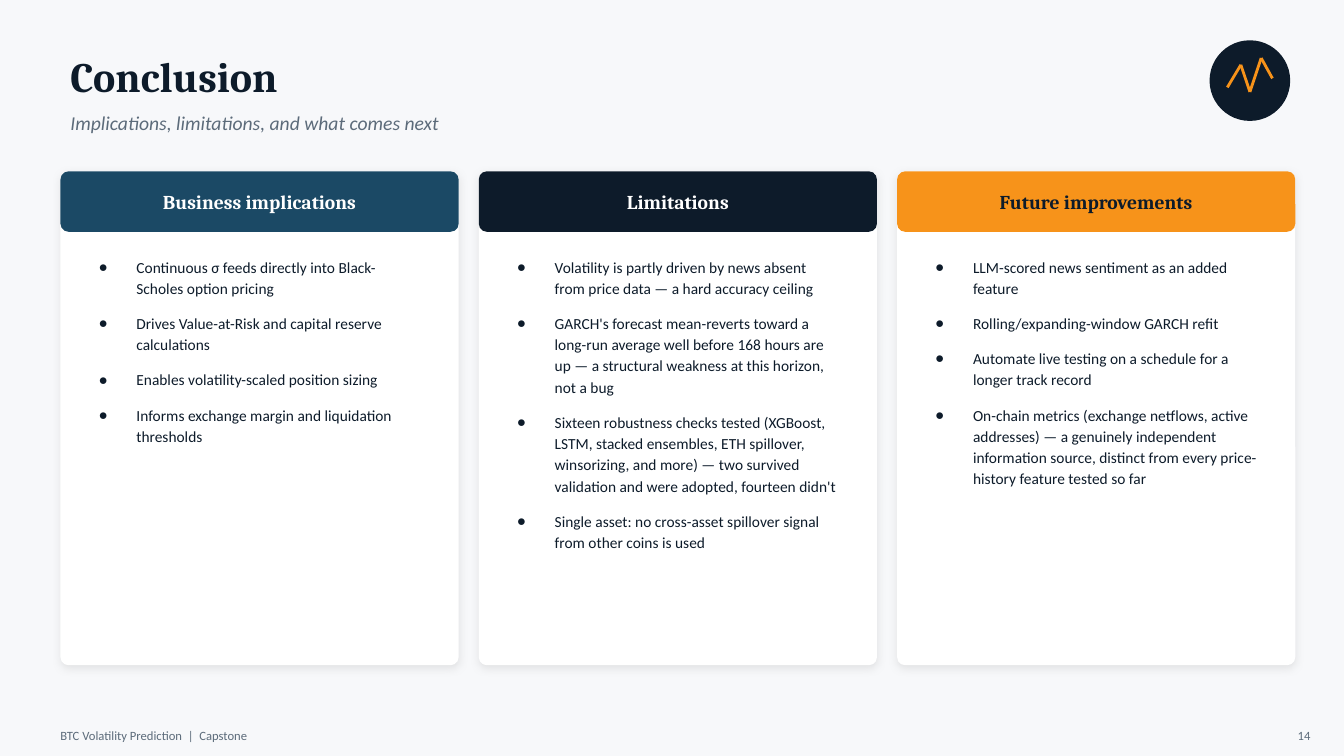
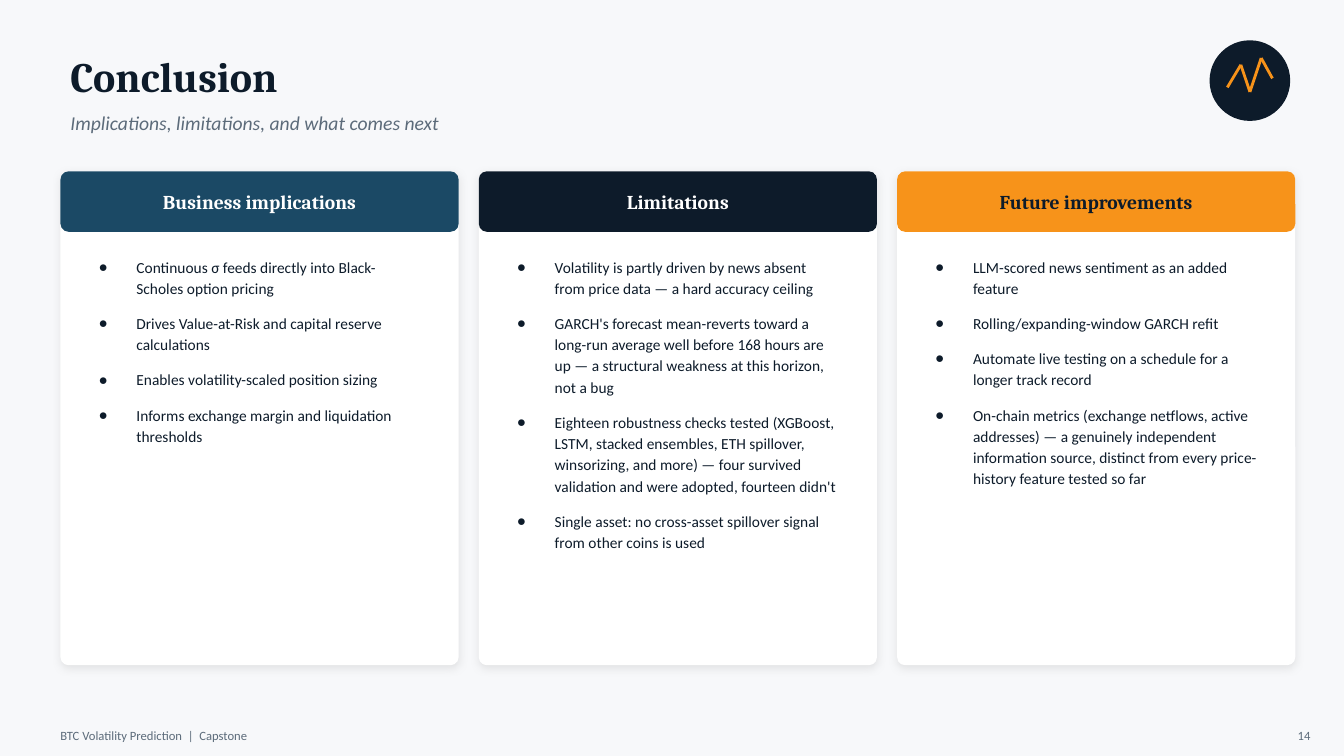
Before and after one commit to mhejairi10/bitcoin-volatility-prediction, a slide deck: slide 14 of presentation/capstone-btc-volatility.pptx. Drawn at 1344x756 pixels with LibreOffice and Linux fonts; fonts in the diff are those of the drawing. Boxes give left, top, right and bottom in pixels: in the first picture for what was removed or moved away, otherwise in the second. Text is boxed around its words. In the diff, an @@ line names an element or a change of style, - is before the commit and + after.

```diff
--- a/presentation/capstone-btc-volatility.pptx
+++ b/presentation/capstone-btc-volatility.pptx
@@ text at box(555, 417, 835, 495): text changed @@
-● Sixteen robustness checks tested (XGBoost, LSTM, stacked ensembles, ETH spillover, winsorizing, and more) — two survived validation and were adopted, fourteen didn't
+● Eighteen robustness checks tested (XGBoost, LSTM, stacked ensembles, ETH spillover, winsorizing, and more) — four survived validation and were adopted, fourteen didn't
```
Also in this commit, not shown: 4 other slides changed, 2 other files.
